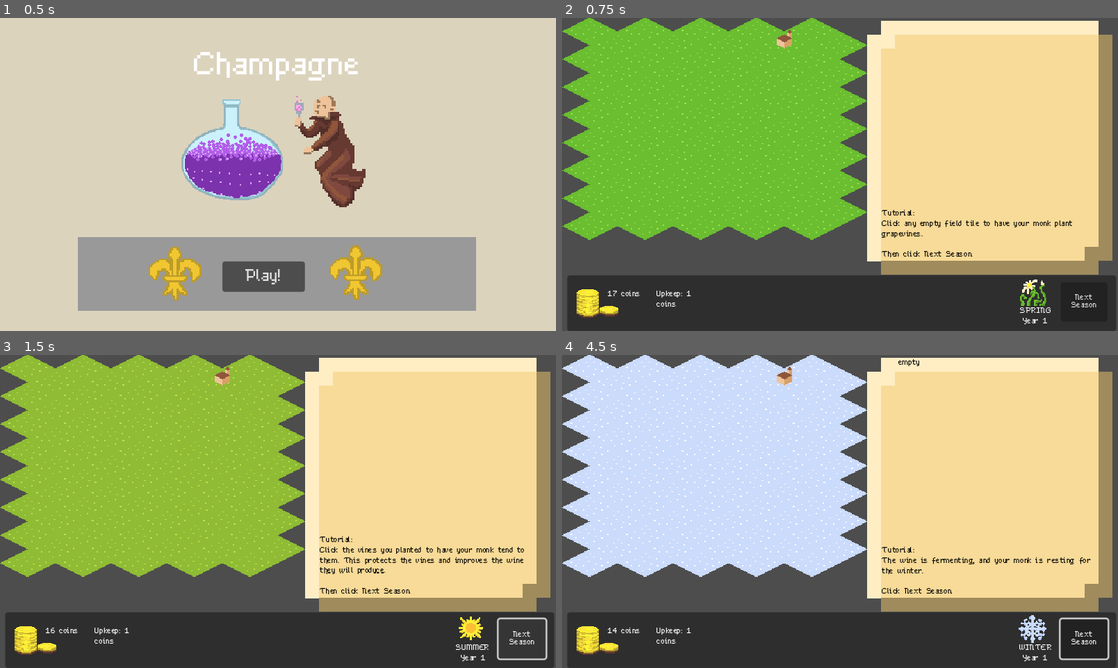
Above: before the commit, frames 1-4 (two rows, left to right).
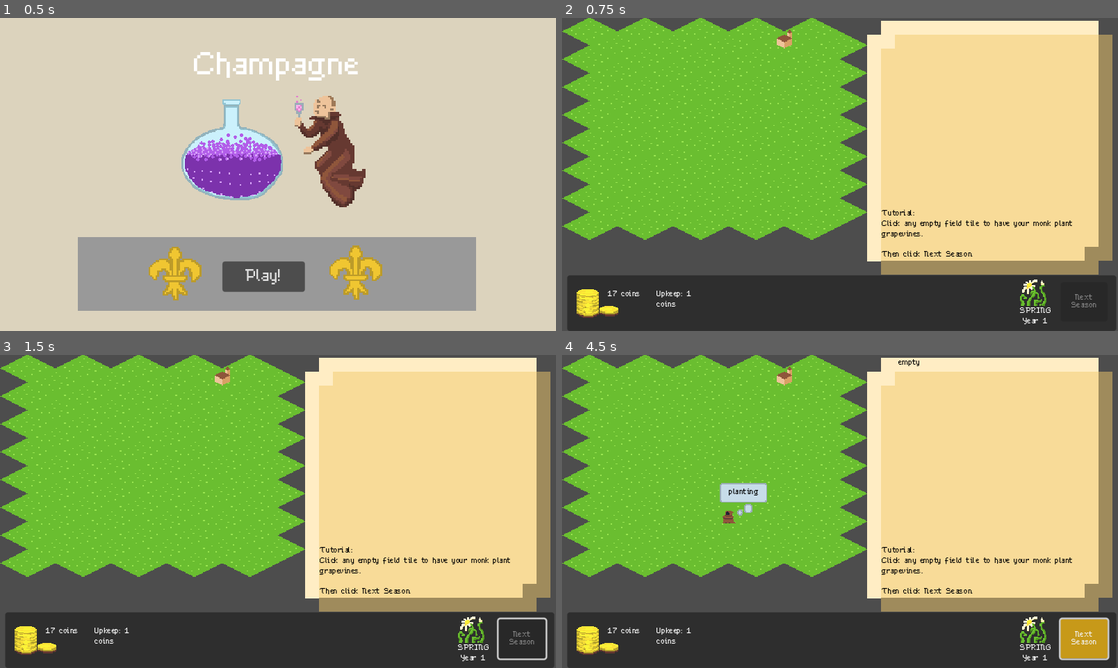
Above: after the commit, the same moments.

Repository: RoxT/ChampangeGGJ2025
Game: Godot game, scene res://TitleScreen.tscn
Two runs of this game, one before a commit and one after it. Both use one fixed random seed, a clock stepped at 60 frames per second and the inputs below.
Inputs (mouse positions are in pixels of both pictures, inside the frame that each line leads up to):
- Up to frame 1 (0.5 s): no input
- Up to frame 2 (0.75 s): click "Play!" at 0.5 s
- Up to frame 3 (1.5 s): click (522, 639) at 1.25 s, where only the run before the commit has a clickable "Next Season"
- Up to frame 4 (4.5 s): click (1084, 639) at 2 s, where only the run before the commit has a clickable "Next Season"; click (1084, 639) at 2.75 s, where only the run before the commit has a clickable "Next Season"; tap Enter at 3.5, 4.25 s; move the mouse to (995, 370) at 3.52 s; press the mouse at (995, 370) at 3.53 s; move the mouse to (728, 527) at 4.27 s; release the mouse at (728, 527) at 4.28 s; click (728, 527) at 4.35 s

Frame 1 is identical in both runs. In frame 2, less than 0.1% of the frame differs, in the area x 91-97%, y 88-93%; in frame 3, 35%; in frame 4, 35%, in the area x 0-99%, y 0-97%.

Commit message:
tut help

Diff:
--- a/Champange/overworld.gd
+++ b/Champange/overworld.gd
@@ -25,6 +25,7 @@
 			CP.Seasons.SPRING:
 				match type:
 					"planted", "empty":
+						$HUD/LeftP/Season.disabled = false
 						if $HUD/LeftP/MonkBox.get_monk():
 							$FieldMonkLayer.place_monk_at(coord, type)
 			CP.Seasons.SUMMER:
--- a/Champange/overworld.tscn
+++ b/Champange/overworld.tscn
@@ -195,6 +195,7 @@
 offset_bottom = -11.0
 grow_horizontal = 2
 grow_vertical = 0
+disabled = true
 text = "Next Season"
 autowrap_mode = 3
 
Not shown, changed: index.html
Not shown, changed: index.pck
